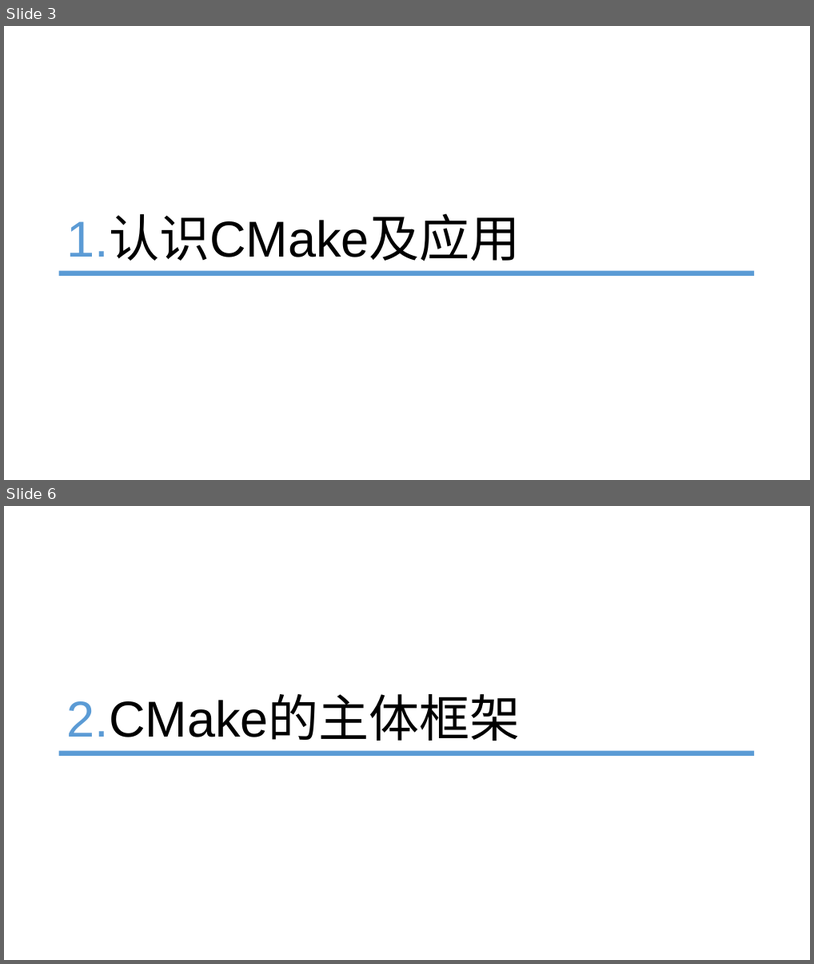
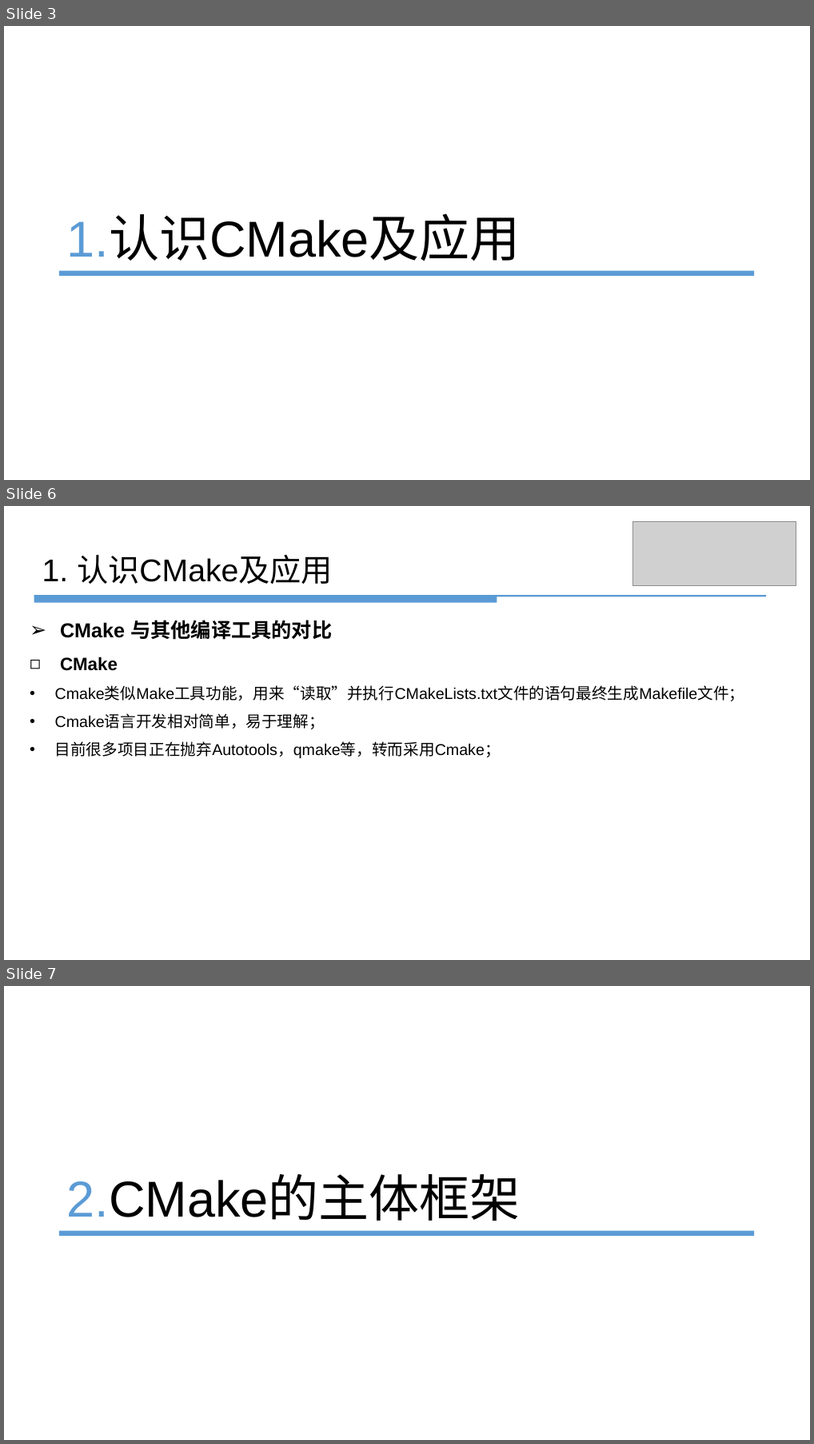
Before and after one commit to panshengli/slam_research_club, a slide deck: cmake_practice/预备讲-Cmake_潘胜利20101026.pptx. Shown one above the other, each under a label of ours: slides 3 and 6 before the commit, slides 3, 6 and 7 after it; the slides between them are not shown. The pictures are 814x964 and 814x1444 pixels, drawn with LibreOffice and Linux fonts; fonts in the diff are those of the drawing; grey boxes stand for pictures. Boxes give left, top, right and bottom in pixels: in the first picture for what was removed or moved away, otherwise in the second. Text is boxed around its words. In the diff, an @@ line names an element or a change of style, - is before the commit and + after.

Commit message:
added examples for  cmake

```diff
--- a/cmake_practice/预备讲-Cmake_潘胜利20101026.pptx
+++ b/cmake_practice/预备讲-Cmake_潘胜利20101026.pptx
@@ slide 6 added at bbox=[4, 506, 810, 960], background #FFFFFF @@
@@ picture added at bbox=[633, 521, 797, 586] @@
@@ text added at bbox=[42, 555, 333, 584], 28 pt, text #000000 @@
+1. 认识CMake及应用
@@ line added from (34, 596) to (767, 596), #5B9BD5 1.5 pt @@
@@ line added from (34, 599) to (498, 599), #5B9BD5 6.01 pt @@
@@ text added at bbox=[55, 620, 746, 758], 14 pt, text #000000 @@
+➢ CMake 与其他编译工具的对比
+◻ CMake
+• Cmake类似Make工具功能，用来“读取”并执行CMakeLists.txt文件的语句最终生成Makefile文件；
+• Cmake语言开发相对简单，易于理解；
+• 目前很多项目正在抛弃Autotools，qmake等，转而采用Cmake；
@@ what was slide 6 is now slide 7 @@
```
Also in this commit, not shown: 4 slides changed, 3 other slides added, 1 slide removed, 1 other file.
